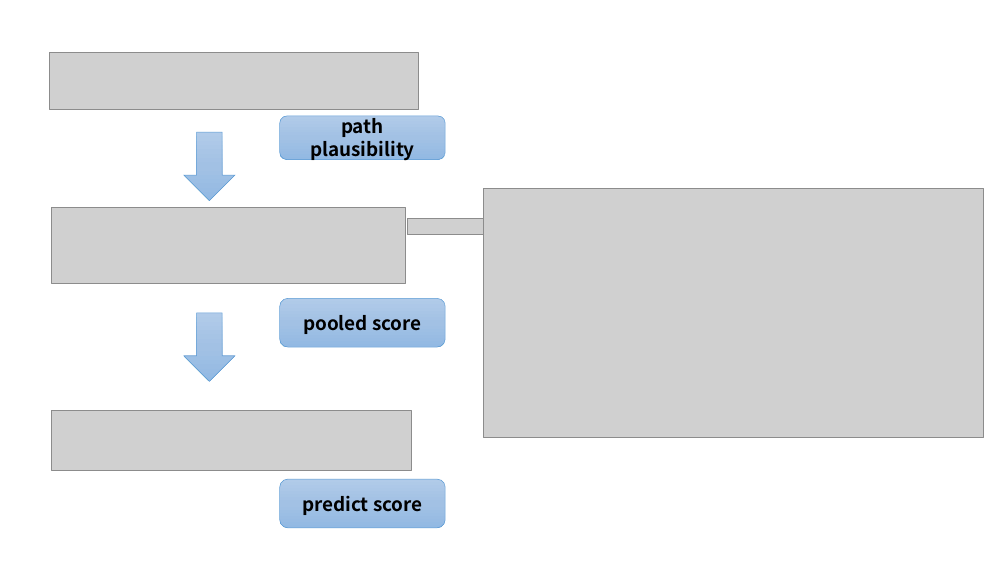
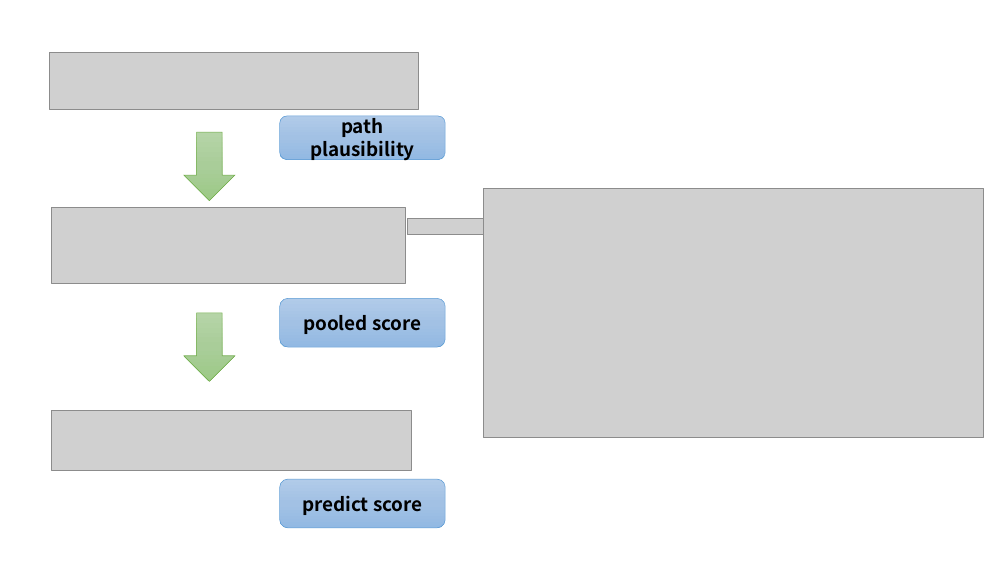
Before and after one commit to Viroog/explainable_resys-STU, a slide deck: slide 7 of explainable _recsys.pptx. Drawn at 1008x567 pixels with LibreOffice and Linux fonts; fonts in the diff are those of the drawing; grey boxes stand for pictures. Boxes give left, top, right and bottom in pixels: in the first picture for what was removed or moved away, otherwise in the second. Text is boxed around its words. In the diff, an @@ line names an element or a change of style, - is before the commit and + after.

```diff
--- a/explainable _recsys.pptx
+++ b/explainable _recsys.pptx
@@ down arrow at (184, 132, 235, 201): fill gradient #B1CBE9 to #A3C1E5 to #93B9E4 to gradient #B5D5A7 to #AACE9A to #9CC987; outline #5B9BD5 0.5 pt to #70AD47 0.5 pt @@
@@ down arrow at (184, 313, 235, 382): fill gradient #B1CBE9 to #A3C1E5 to #93B9E4 to gradient #B5D5A7 to #AACE9A to #9CC987; outline #5B9BD5 0.5 pt to #70AD47 0.5 pt @@
```
Also in this commit, not shown: 4 other slides changed, 8 slides added, 1 slide removed, 1 other file.
